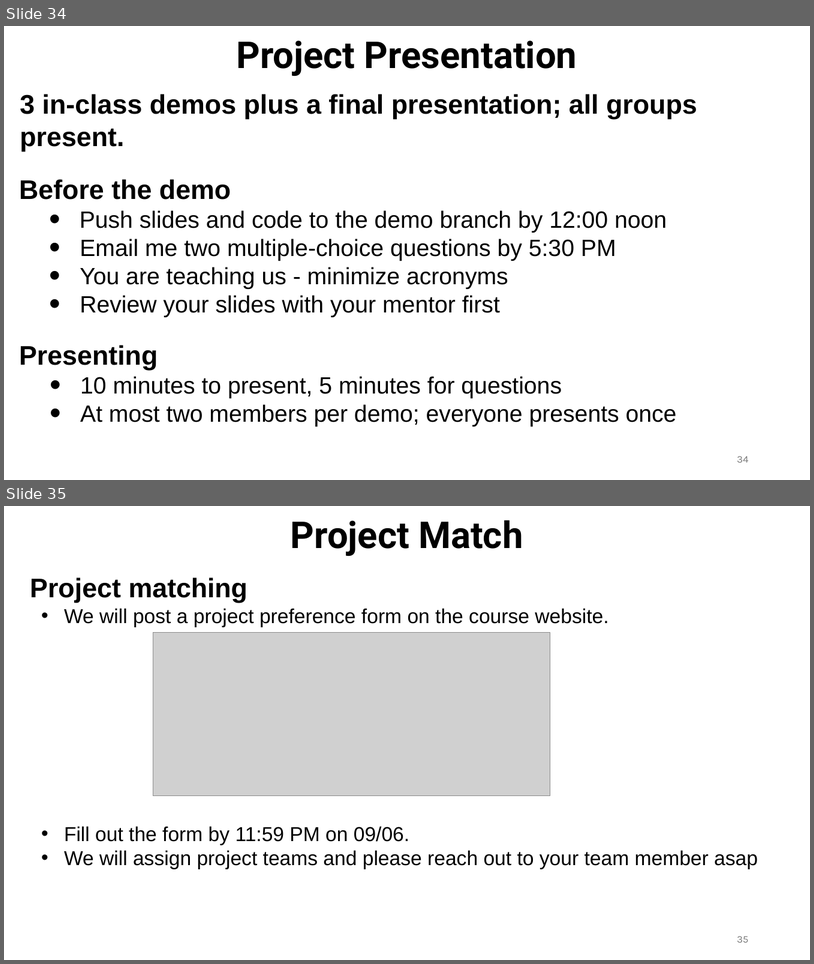
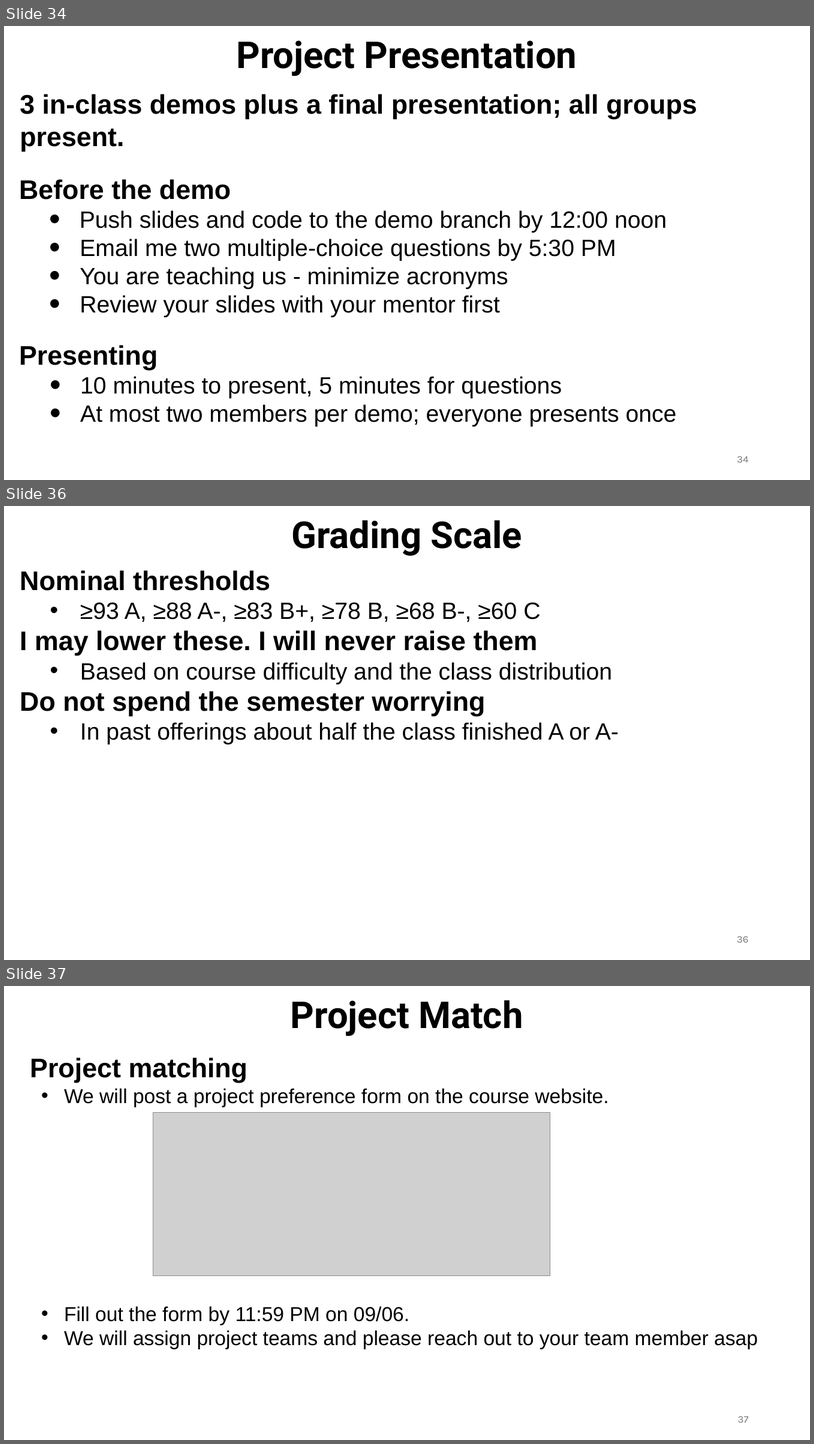
Before and after one commit to ec528/ec528.github.io, a slide deck: slides/fall26/1-introduction.pptx. Shown one above the other, each under a label of ours: slides 34 and 35 before the commit, slides 34, 36 and 37 after it; the slides between them are not shown. The pictures are 814x964 and 814x1444 pixels, drawn with LibreOffice and Linux fonts; fonts in the diff are those of the drawing; grey boxes stand for pictures. Boxes give left, top, right and bottom in pixels: in the first picture for what was removed or moved away, otherwise in the second. Text is boxed around its words. In the diff, an @@ line names an element or a change of style, - is before the commit and + after.

```diff
--- a/slides/fall26/1-introduction.pptx
+++ b/slides/fall26/1-introduction.pptx
@@ slide 36 added at [4, 506, 810, 960], background #FFFFFF @@
@@ text added at [291, 520, 522, 556], 44 pt, text #000000, bold @@
+Grading Scale
@@ text added at [20, 570, 619, 744], 28 pt, text #000000 @@
+Nominal thresholds
+  • ≥93 A, ≥88 A-, ≥83 B+, ≥78 B, ≥68 B-, ≥60 C
+I may lower these. I will never raise them
+  • Based on course difficulty and the class distribution
+Do not spend the semester worrying
+  • In past offerings about half the class finished A or A-
@@ page number added at [737, 936, 749, 942], 12 pt, text #797979 @@
+36
@@ what was slide 35 is now slide 37 @@
@@ page number at [738, 1416, 749, 1422]: text changed @@
-35
+37
```
Also in this commit, not shown: 1 other slide added, 1 other file.
